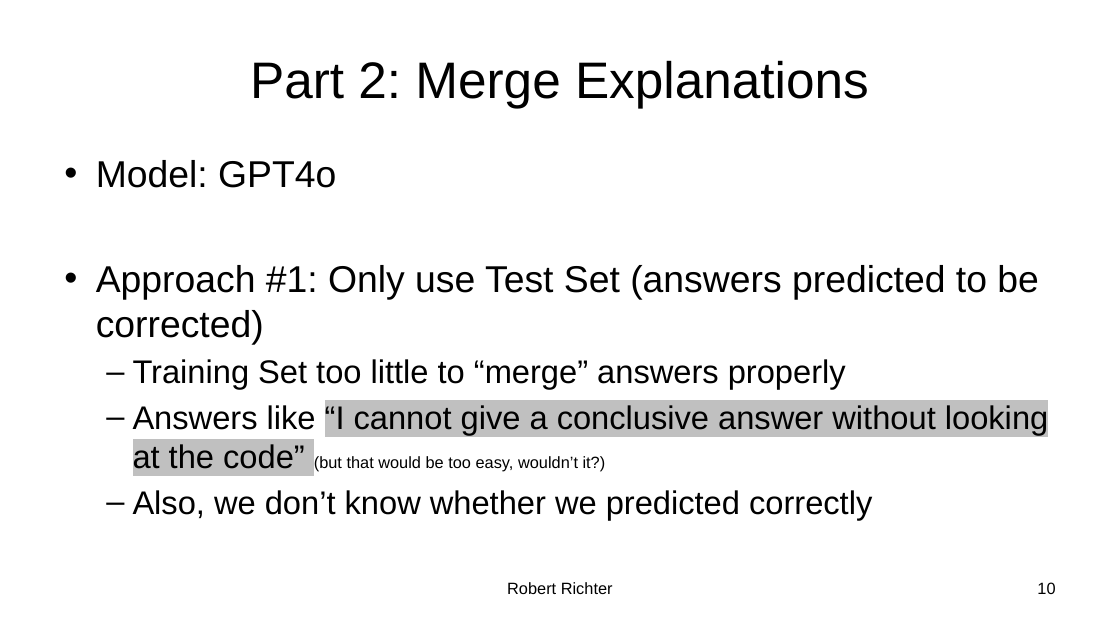
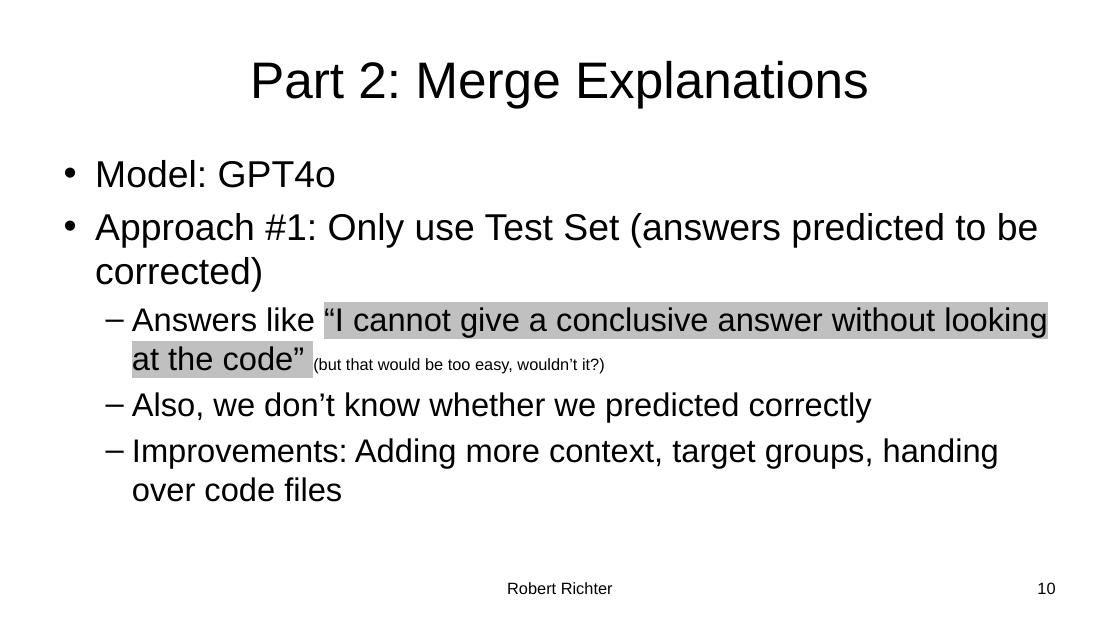
Before and after one commit to hpi-sam/ASE-GenAI, a slide deck: slide 10 of Robert/mini-project-2/presentation.pptx. Drawn at 1120x630 pixels with LibreOffice and Linux fonts; fonts in the diff are those of the drawing. Boxes give left, top, right and bottom in pixels: in the first picture for what was removed or moved away, otherwise in the second. Text is boxed around its words. In the diff, an @@ line names an element or a change of style, - is before the commit and + after.

```diff
--- a/Robert/mini-project-2/presentation.pptx
+++ b/Robert/mini-project-2/presentation.pptx
@@ text at bbox=[133, 359, 846, 389]: paragraph removed @@
-  – Training Set too little to “merge” answers properly
@@ text at bbox=[132, 438, 999, 502]: paragraph added @@
+  – Improvements: Adding more context, target groups, handing over code files
```
Also in this commit, not shown: 10 other files.
